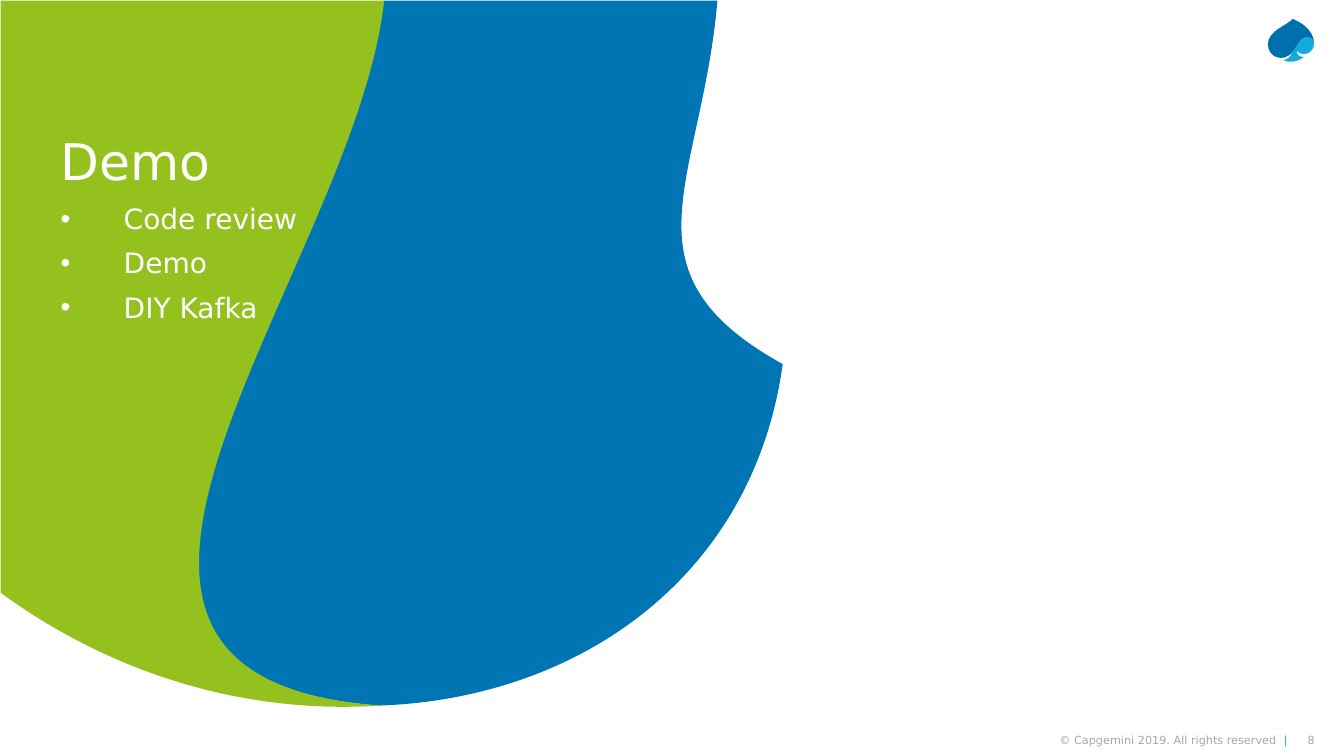
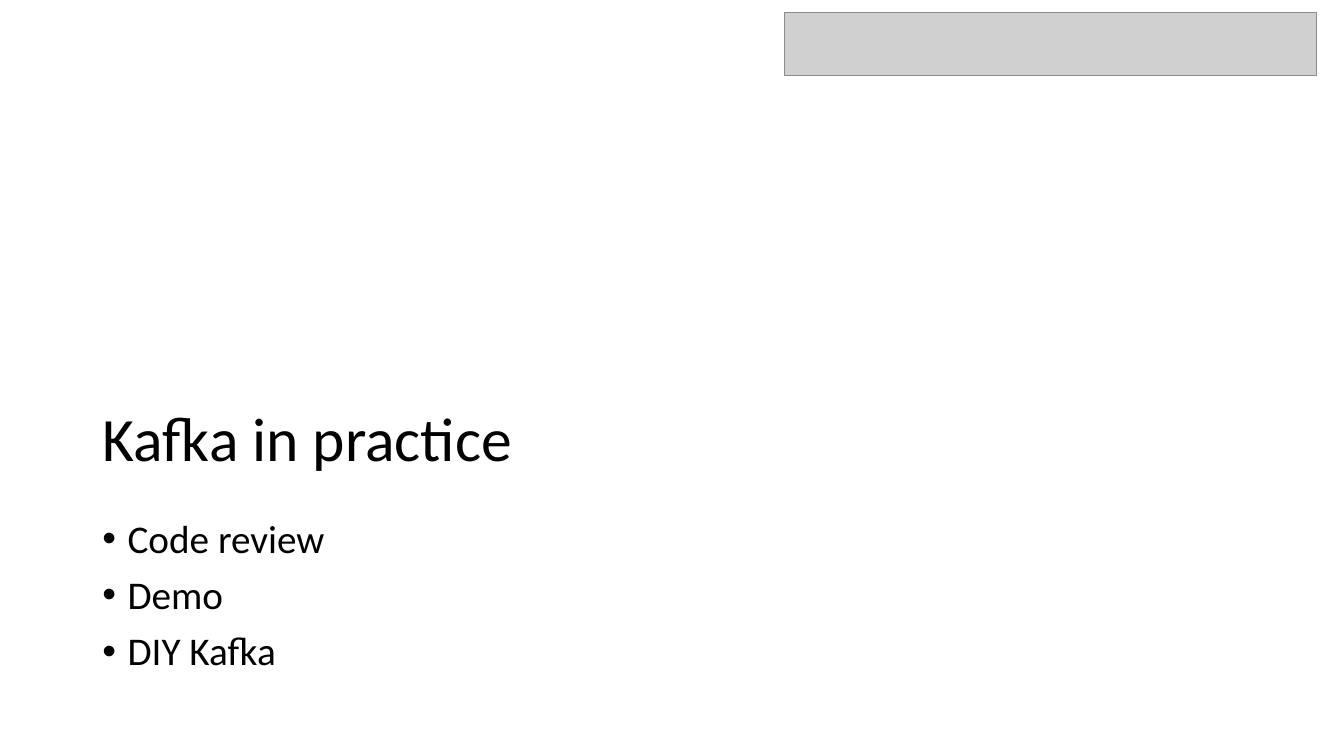
Before and after one commit to LarsMudde/kafka-wet, a slide deck: slide 20 of Kafka-WET.pptx (slide 8 before the commit). Drawn at 1344x756 pixels with LibreOffice and Linux fonts; fonts in the diff are those of the drawing; grey boxes stand for pictures. Boxes give left, top, right and bottom in pixels: in the first picture for what was removed or moved away, otherwise in the second. Text is boxed around its words. In the diff, an @@ line names an element or a change of style, - is before the commit and + after.

```diff
--- a/Kafka-WET.pptx
+++ b/Kafka-WET.pptx
@@ freeform shape removed at bbox=[0, 0, 384, 707] @@
@@ freeform shape removed at bbox=[197, 0, 782, 706] @@
@@ picture added at bbox=[784, 13, 1318, 77] @@
@@ freeform shape removed at bbox=[1268, 19, 1315, 58] @@
@@ freeform shape removed at bbox=[1284, 37, 1314, 63] @@
@@ text at bbox=[61, 143, 211, 181]: paragraph removed @@
-Demo
@@ title added at bbox=[102, 417, 512, 471], 44 pt, text #000000 @@
+Kafka in practice
@@ text "Code review": place and size @@
-text "Code review" at bbox=[61, 143, 297, 319]
+text "Code review" at bbox=[128, 525, 324, 666]
@@ text "Code review" at bbox=[128, 525, 324, 666]: size 20 to 28 pt, font DejaVu Sans to Calibri, text colour #FFFFFF to #000000; indent changed @@
@@ text removed at bbox=[1074, 735, 1276, 746] @@
-© Capgemini 2019. All rights reserved |
@@ page number removed at bbox=[1308, 736, 1315, 744] @@
-8
```
Also in this commit, not shown: 6 other slides changed, 16 slides added, 3 slides removed, 1 other file.
